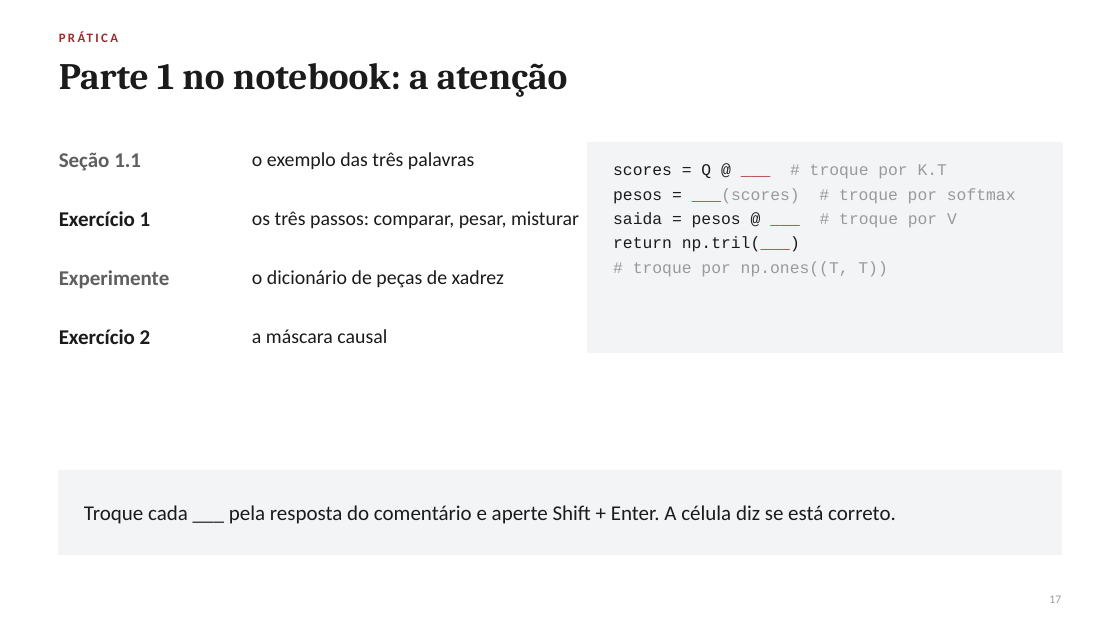
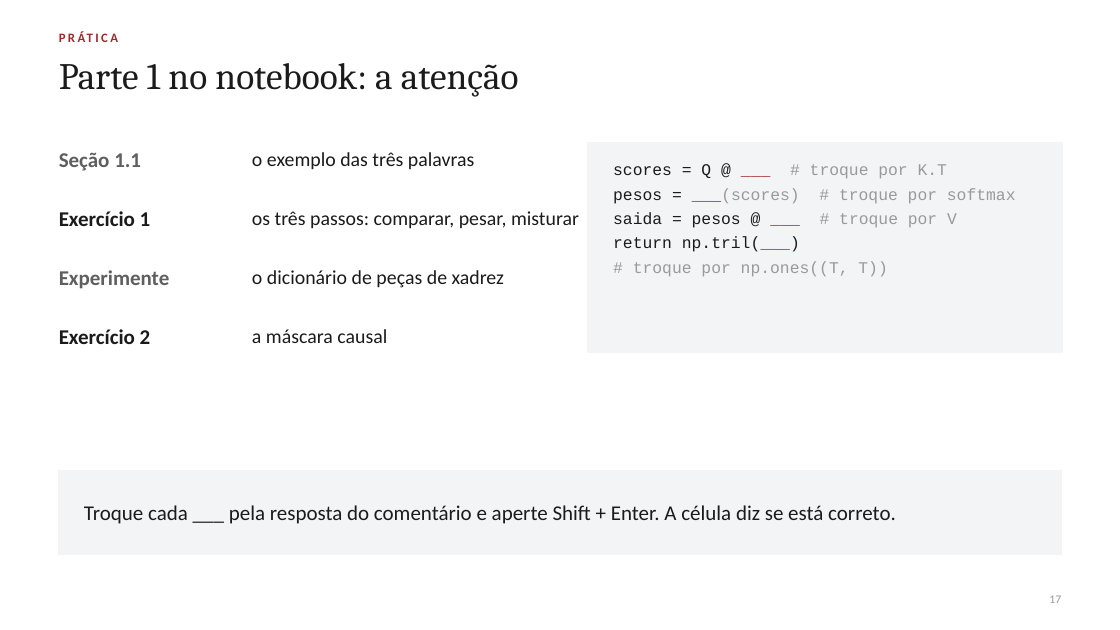
Before and after one commit to giovannibragasv/transformer-do-zero, a slide deck: slide 17 of slides/attention_workshop.pptx. Drawn at 1120x630 pixels with LibreOffice and Linux fonts; fonts in the diff are those of the drawing. Boxes give left, top, right and bottom in pixels: in the first picture for what was removed or moved away, otherwise in the second. Text is boxed around its words. In the diff, an @@ line names an element or a change of style, - is before the commit and + after.

```diff
--- a/slides/attention_workshop.pptx
+++ b/slides/attention_workshop.pptx
@@ text "Parte 1 no notebook: a ..." at [59,63,519,97]: bold off @@
```
Also in this commit, not shown: 24 other slides changed, 5 other files.
